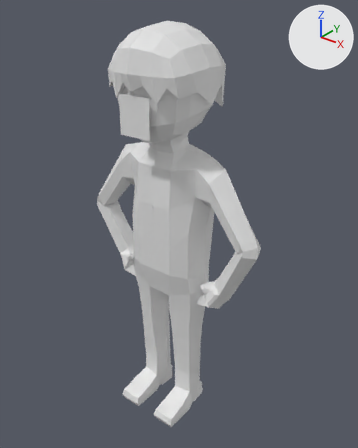
What one commit did to the FBX model Game/Assets/Models/Human/npc.fbx.
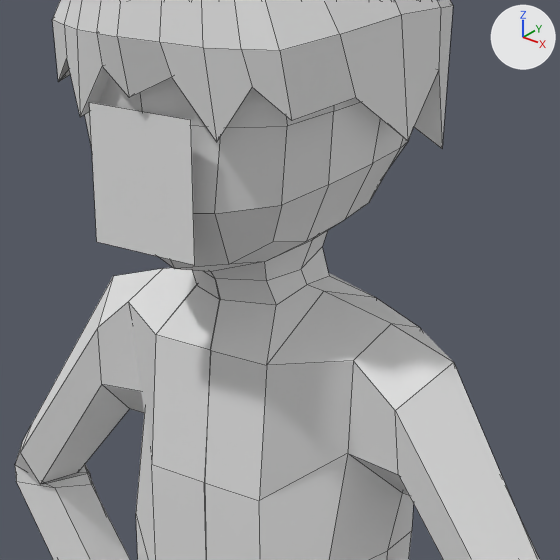
There are two pictures of each version: one whole from a 50 mm lens placed at (10.06, -12.03, 15.29), pointed at (0.13, 0.39, 7.6), one close up on the part from 26% to 72% of the width and 14% to 51% of the height. The axes (+X, +Y, +Z) are drawn at upper right. The lights are the same throughout. The close-ups show mesh edges as thin lines. Vertices at the same position are counted once.

In view in the first close-up: 'Body'.
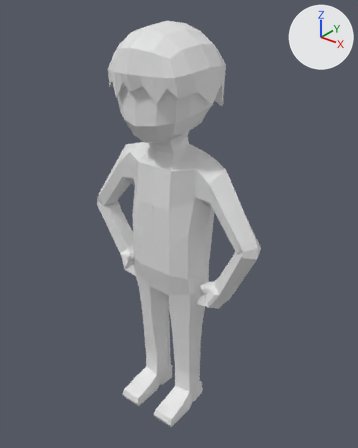
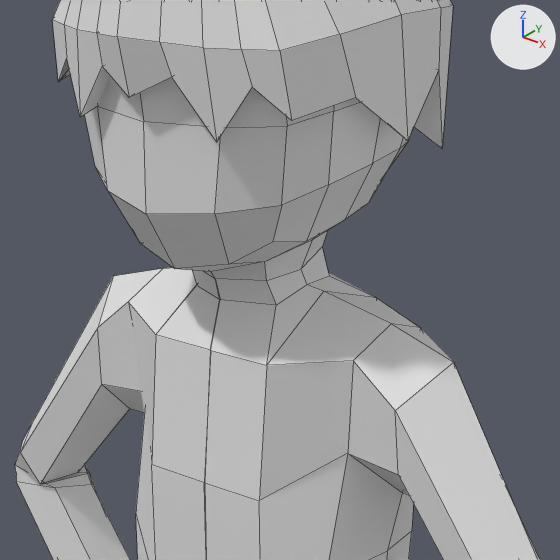
Boxes (x1, y1, x2, y2) around the edits, measured in the close-ups (560 x 560 px):
```json
{"part": 1, "of": "me_cube_000", "change": "deleted", "before": [89, 102, 195, 265]}
```

Edits to the scene script, one JSON object a line:
```json
{"block": "me_cube_000", "where": "me_cube_000.from_pydata(...)  # 663 vertices, 658 faces; spans x -3.6..3.6, y -1.77..1.77, z -0.03..14.31"}
{"block": "me_cube_000", "where": "# used by ob_body; location = (0.0, 0.0, 0.0)"}
{"block": "me_cube_000", "change": "me_cube_000 part 1: the loose piece of 4 vertices spanning x -0.59..0.59, y -1.55, z 11.14..12.38 is deleted"}
```
